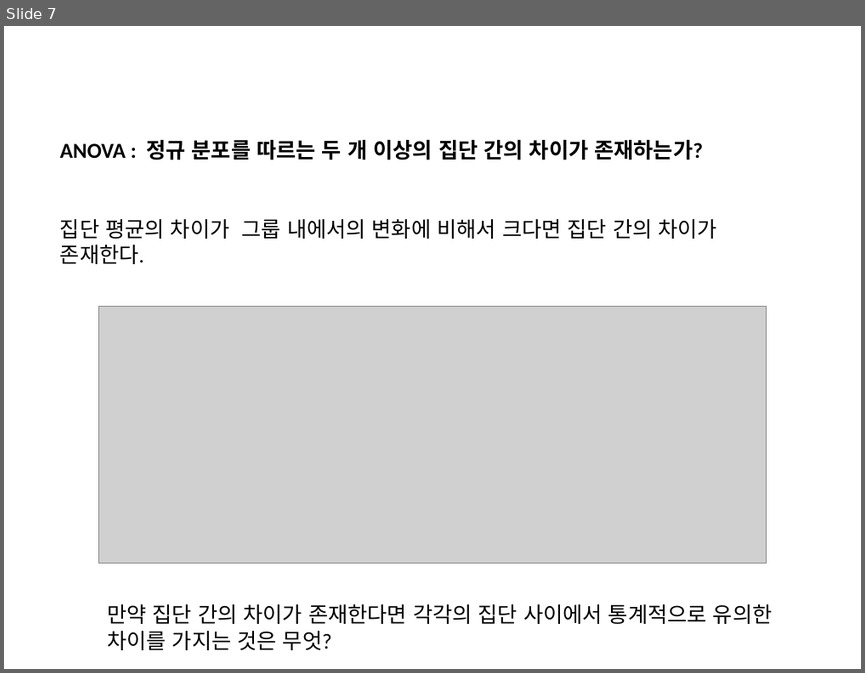
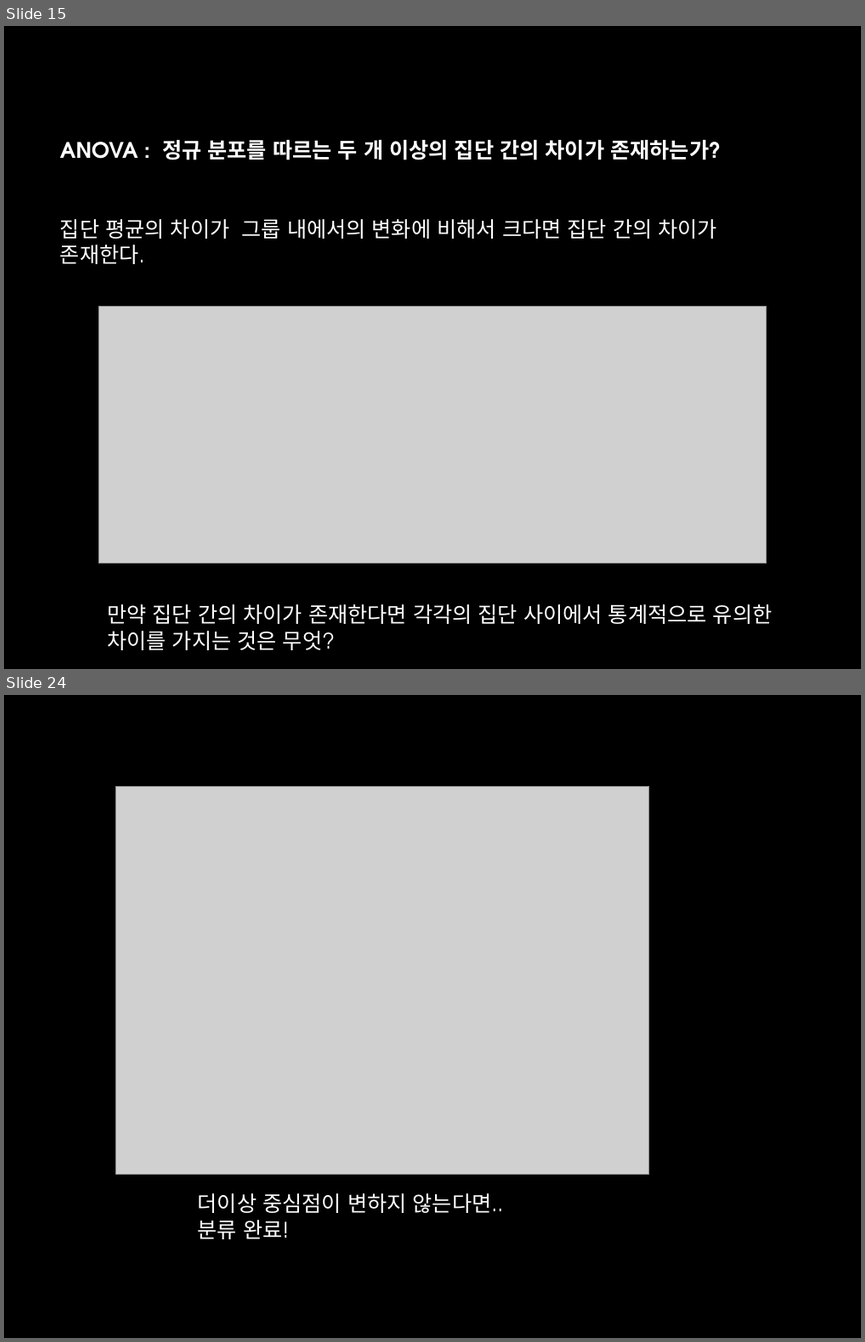
Before and after one commit to suknamgoong1970/CBNU-bioinformatics2021, a slide deck: Lecture8/Lect8.pptx. Shown one above the other, each under a label of ours: slide 7 before the commit, slides 15 and 24 after it; the slides between them are not shown. The pictures are 865x673 and 865x1342 pixels, drawn with LibreOffice and Linux fonts; fonts in the diff are those of the drawing; grey boxes stand for pictures. Boxes give left, top, right and bottom in pixels: in the first picture for what was removed or moved away, otherwise in the second. Text is boxed around its words. In the diff, an @@ line names an element or a change of style, - is before the commit and + after.

```diff
--- a/Lecture8/Lect8.pptx
+++ b/Lecture8/Lect8.pptx
@@ slide 24 added at box(4, 695, 861, 1338), background #000000 @@
@@ picture added at box(116, 786, 649, 1174) @@
@@ text added at box(198, 1193, 504, 1239), 18 pt, text #FFFFFF @@
+더이상 중심점이 변하지 않는다면..
+분류 완료!
@@ what was slide 7 is now slide 15 @@
@@ slide 15 changed as well @@
@@ background #FFFFFF to #000000 @@
@@ font Calibri to TeX Gyre Adventor, text colour #000000 to #FFFFFF in 3 elements at box(60, 140, 721, 160), box(60, 219, 717, 264), box(107, 604, 772, 650) @@
```
Also in this commit, not shown: 8 other slides changed, 17 other slides added, 4 slides removed, 1 other file.
